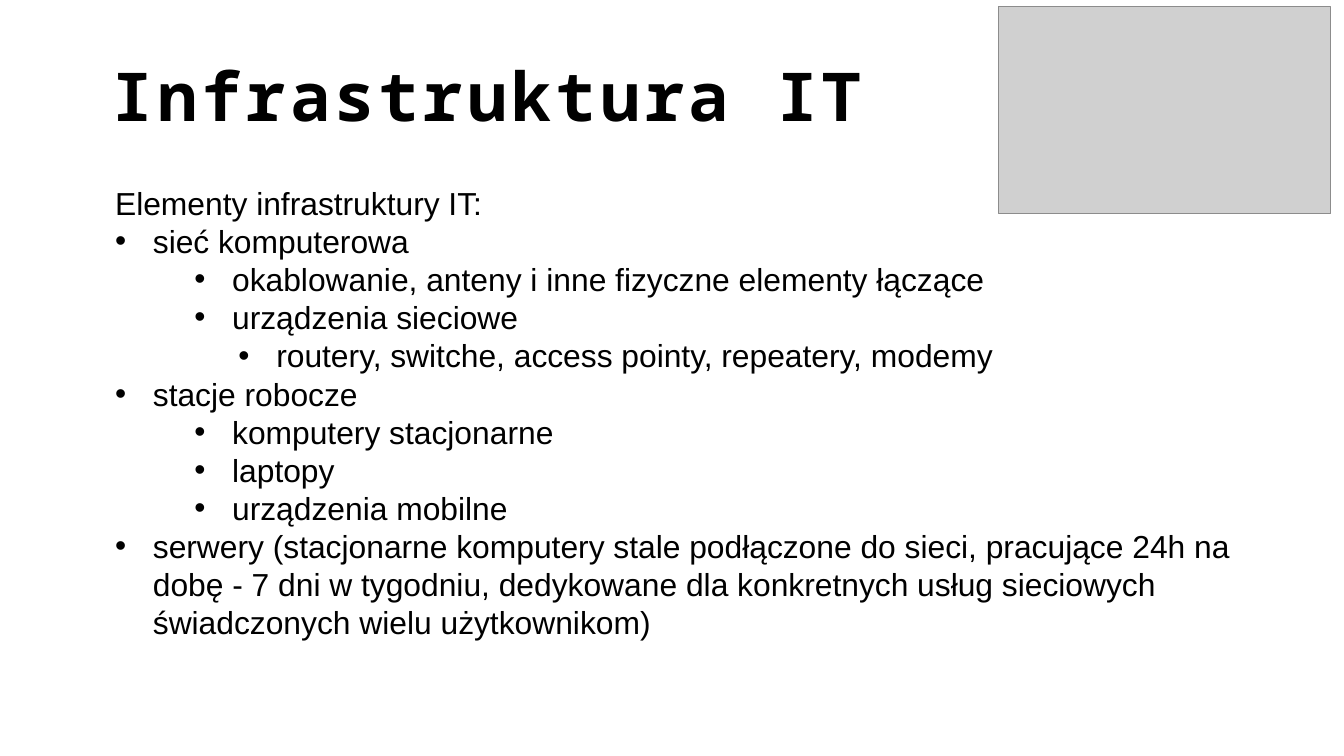
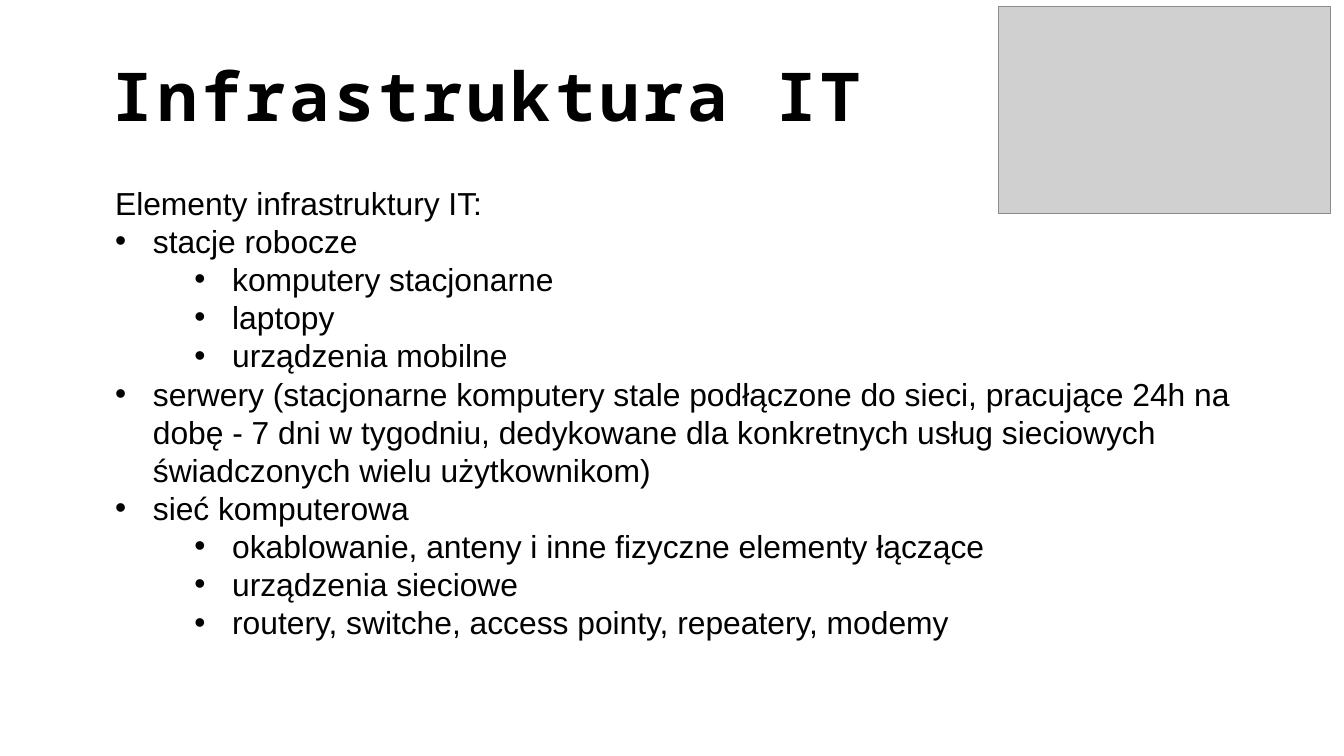
Before and after one commit to ewilded/DFIR, a slide deck: slide 6 of 1_Infrastruktura_IT.pptx (slide 5 before the commit). Drawn at 1344x756 pixels with LibreOffice and Linux fonts; fonts in the diff are those of the drawing; grey boxes stand for pictures. Boxes give left, top, right and bottom in pixels: in the first picture for what was removed or moved away, otherwise in the second. Text is boxed around its words. In the diff, an @@ line names an element or a change of style, - is before the commit and + after.

```diff
--- a/1_Infrastruktura_IT.pptx
+++ b/1_Infrastruktura_IT.pptx
@@ text at [153,229,993,373]: paragraphs removed @@
-• sieć komputerowa
-  • okablowanie, anteny i inne fizyczne elementy łączące
-  • urządzenia sieciowe
-    • routery, switche, access pointy, repeatery, modemy
@@ text at [153,496,984,640]: paragraphs added @@
+• sieć komputerowa
+  • okablowanie, anteny i inne fizyczne elementy łączące
+  • urządzenia sieciowe
+  • routery, switche, access pointy, repeatery, modemy
```
Also in this commit, not shown: 9 other slides changed, 1 slide added, 4 other files.
